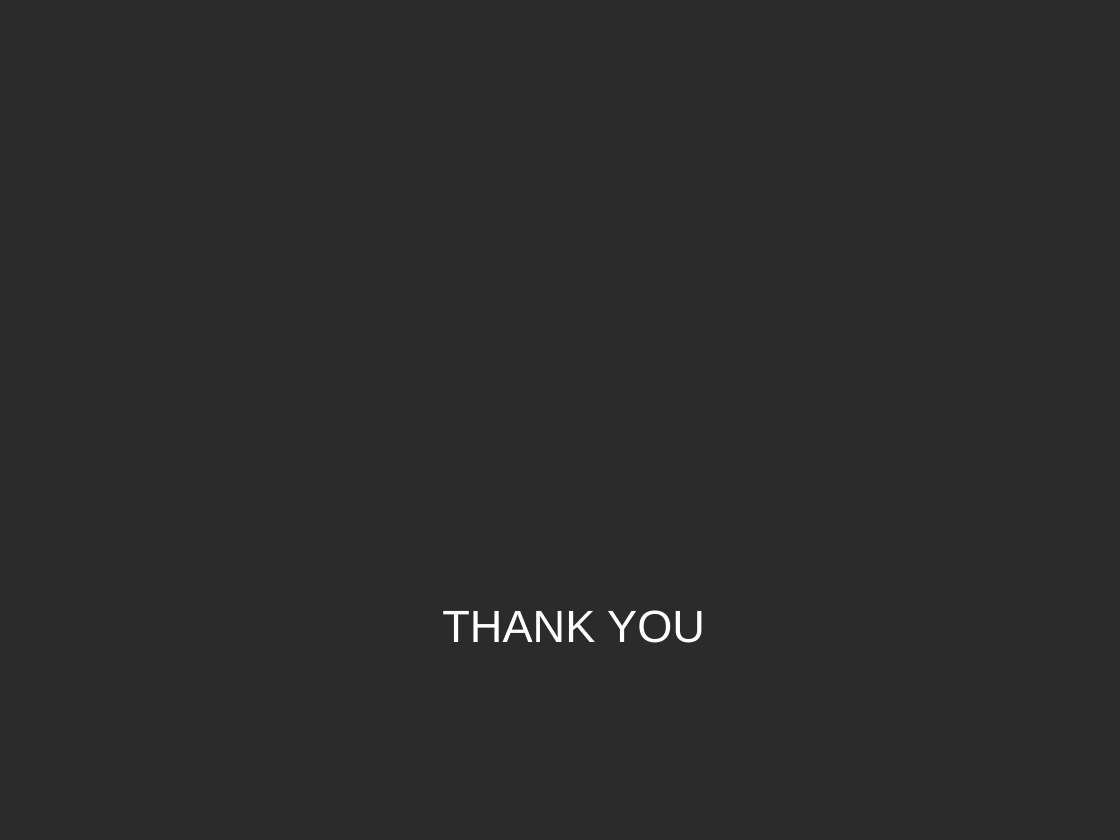
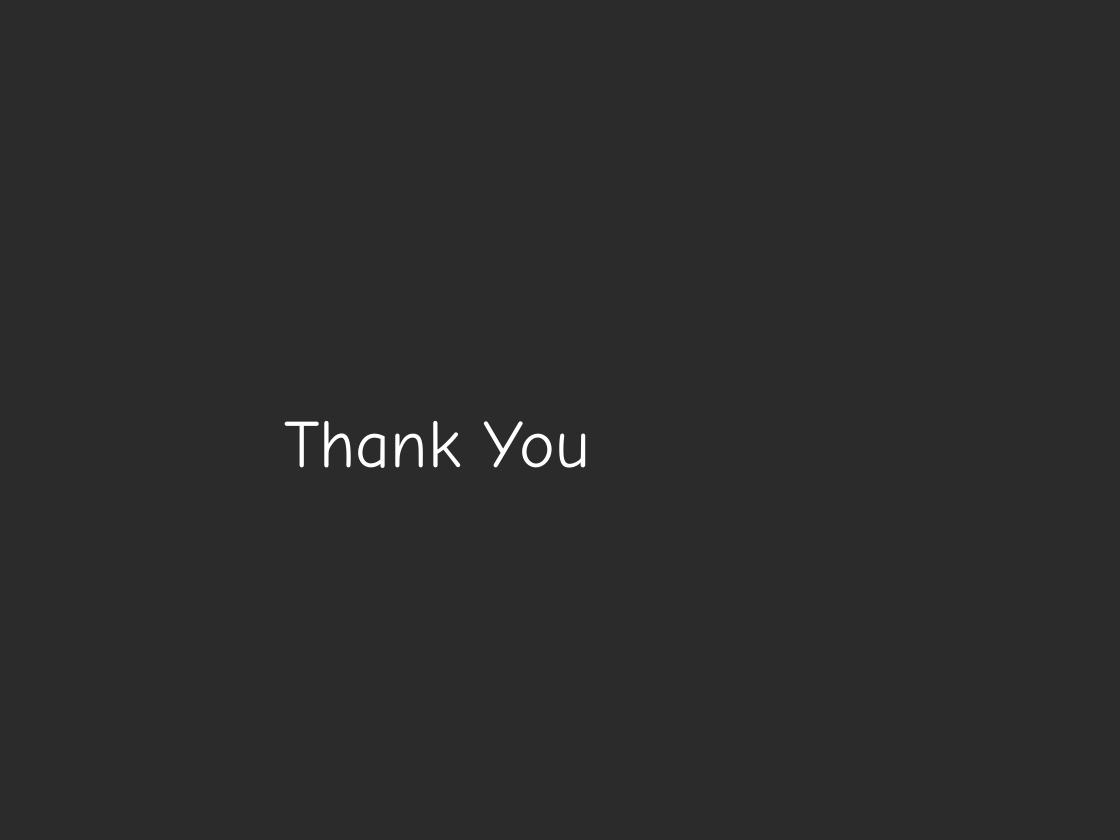
Before and after one commit to sahitya4/Miniproject, a slide deck: slide 11 of miniproject.ppt (slide 12 before the commit). Drawn at 1120x840 pixels with LibreOffice and Linux fonts; fonts in the diff are those of the drawing; background and template pictures are left out; a plain dark background stands for a picture behind light text. Boxes give left, top, right and bottom in pixels: in the first picture for what was removed or moved away, otherwise in the second. Text is boxed around its words. In the diff, an @@ line names an element or a change of style, - is before the commit and + after.

```diff
--- a/miniproject.ppt
+++ b/miniproject.ppt
@@ text at (x1=284, y1=421, x2=590, y2=468): text changed; size 32 to 48 pt; font Arial to Comic Neue @@
-THANK YOU
+Thank You
```
Also in this commit, not shown: 10 other slides changed, 1 slide removed.
